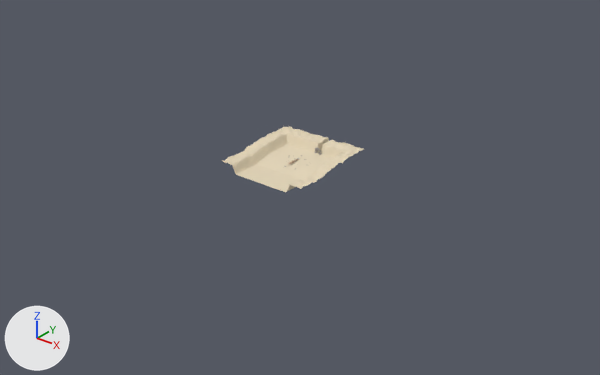
What one commit did to the glTF model assets/models/lobby.glb.
The view is the same before and after, from a 50 mm lens placed at (876.0, -1084.0, 620.0), pointed at (34.0, -32.0, -33.0). Lighting does not change. The marker at lower left points along +X, +Y and +Z. The older version comes first. Where no turn or scale is listed for an object, it has been applied to the vertices. Vertices at exactly the same position are counted once.

Objects in the first picture: 'Arch-col', 'Terrain-col'.
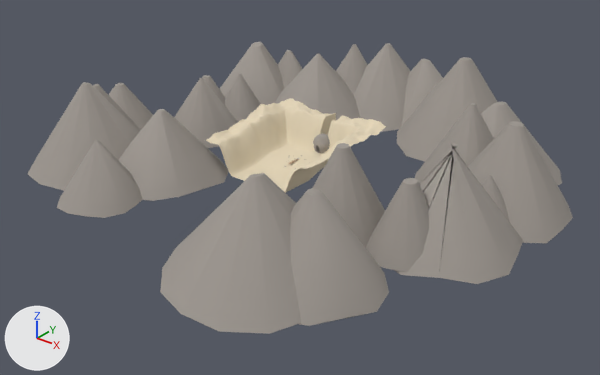
Edits to the bpy script that builds the scene:
```text
Change me_terrain_col:
    used by ob_terrain_col; location = (0.0, 0.0, 0.0)
    remove me_terrain_col.from_pydata(...)  # 13456 vertices, 26450 faces; spans x -92.0..92.0, y -100.0..84.0, z -9.0..22.0
    add me_terrain_col.from_pydata(...)  # 16616 vertices, 32718 faces; spans x -120.0..119.0, y -110.0..111.0, z -9.0..70.0
    me_terrain_col part 1: 708 vertices moved within x -73.0..73.0, y -97.0..57.0, z -9.0..21.0; 11444 vertices removed from x -92.0..92.0, y -100.0..84.0, z -9.0..22.0; 14604 vertices added at x -120.0..119.0, y -110.0..111.0, z -9.0..70.0
Change me_arch_col:
    used by ob_arch_col; location = (0.0, 0.0, 0.0)
    remove me_arch_col.from_pydata(...)  # 1110 vertices, 2160 faces; spans x 6.7..22.8, y 42.7..49.7, z 0.8..14.1
    add me_arch_col.from_pydata(...)  # 1595 vertices, 3189 faces; spans x -4.6..34.4, y 43.4..78.5, z 4.0..36.6
    me_arch_col part 2: 296 vertices removed from x 6.7..22.0, y 43.8..49.7, z 3.1..12.7; 1595 vertices added at x -4.6..34.4, y 43.4..78.5, z 4.0..36.6
    other edits to the shape of me_arch_col do not show in these pictures
Add me_mountains:
    me_mountains.from_pydata(...)  # 728 vertices, 1352 faces; spans x -291.0..658.0, y -161.0..782.0, z -57.0..113.0
    me_mountains.materials.append(mat_rock)  # grey #9e9790
Add ob_mountains:
    ob_mountains = bpy.data.objects.new('Mountains', me_mountains)
    ob_mountains.location = (-178.0, -302.0, 40.0)
```

Changed parts and their boxes (x1, y1, x2, y2) in the pictures (600 x 375 px):
'Mountains', added
    after: (28, 42, 573, 334)
'Terrain-col', reshaped (27% wider, 43% taller)
    before: (222, 126, 364, 192)
    after: (206, 98, 386, 193)
'Arch-col', reshaped
    before: (315, 148, 322, 155)
    after: (313, 133, 330, 153)
part 2 of me_arch_col, built on
    after: (313, 133, 330, 153)
